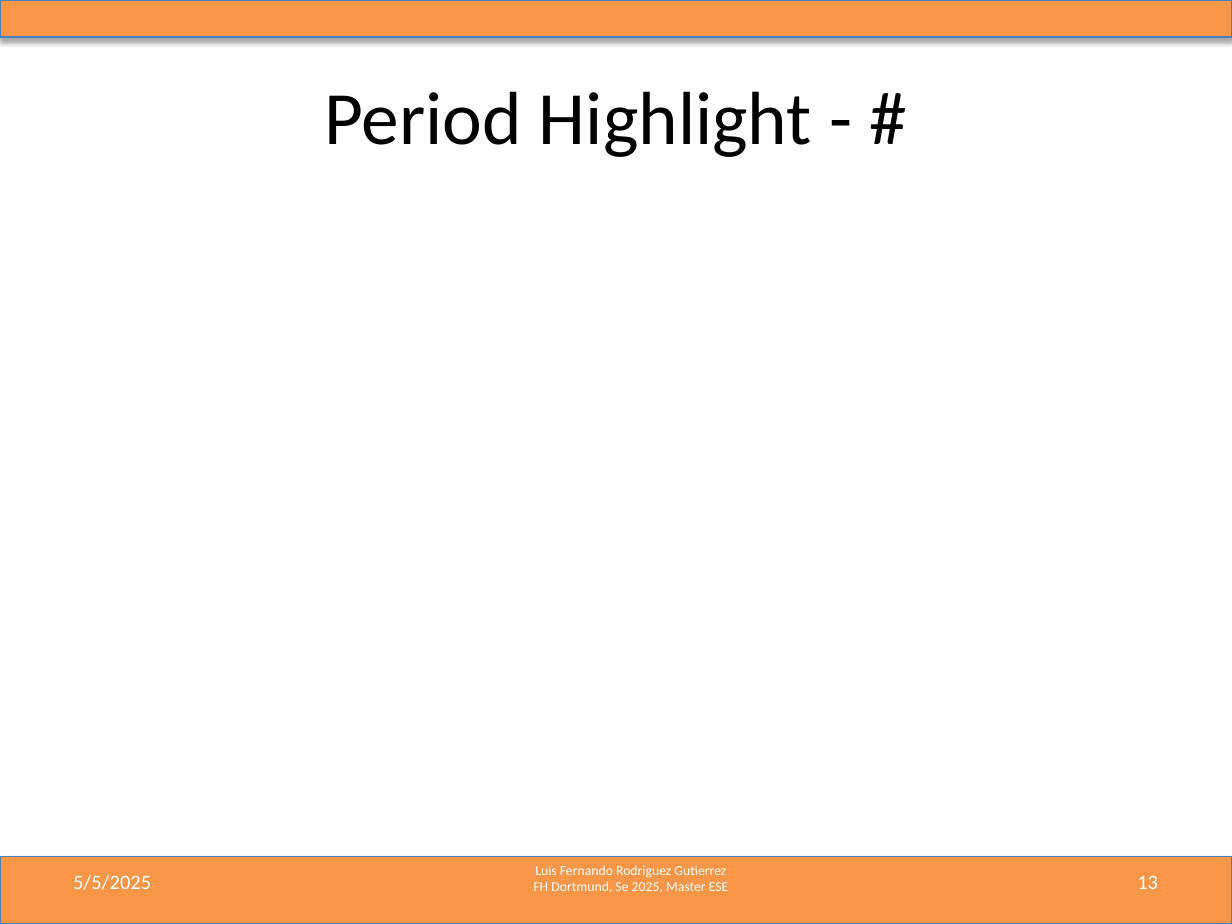
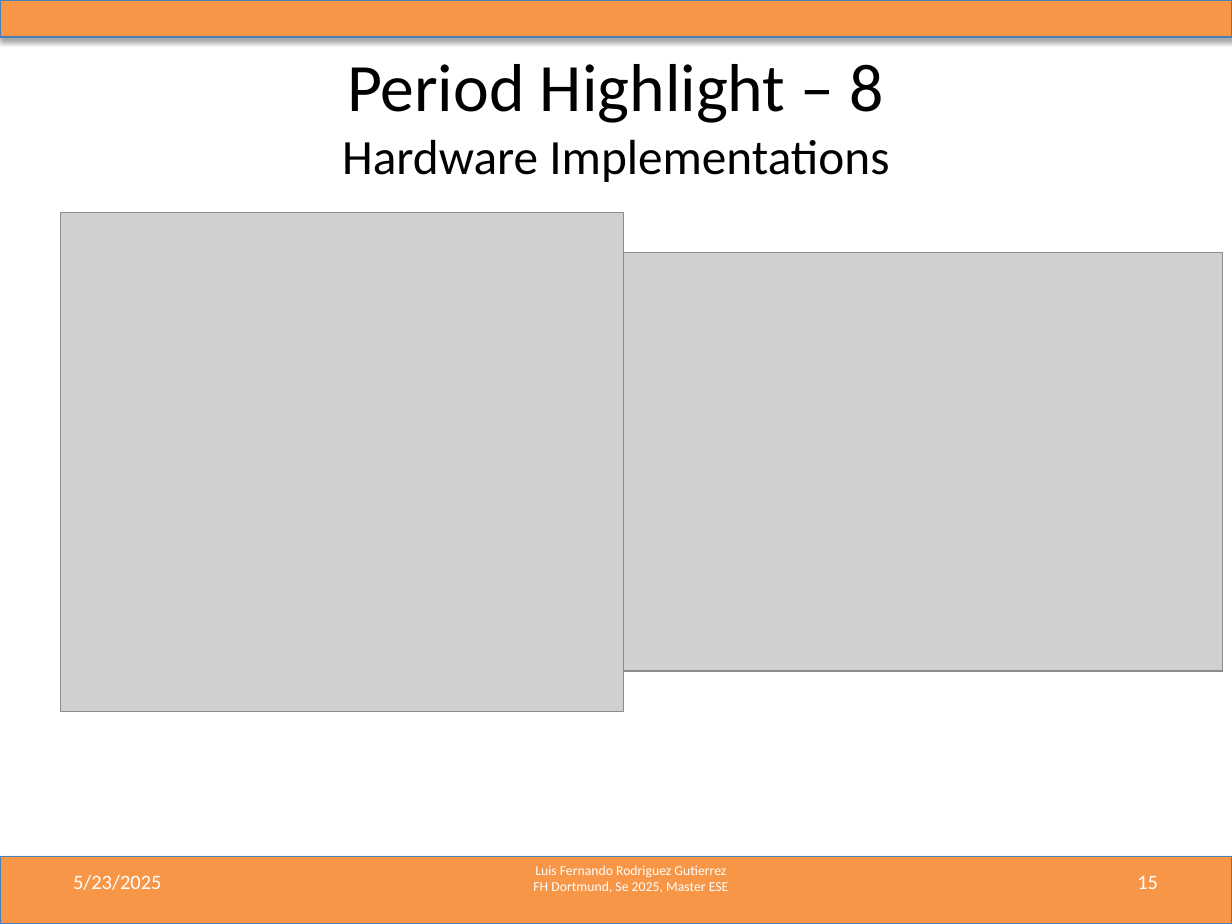
Before and after one commit to LF-RoGu/ResearchProject, a slide deck: slide 15 of 06_PresentationUpdates/Radar_ResearchProject.pptx (slide 13 before the commit). Drawn at 1232x924 pixels with LibreOffice and Linux fonts; fonts in the diff are those of the drawing; grey boxes stand for pictures. Boxes give left, top, right and bottom in pixels: in the first picture for what was removed or moved away, otherwise in the second. Text is boxed around its words. In the diff, an @@ line names an element or a change of style, - is before the commit and + after.

Commit message:
presentation update

```diff
--- a/06_PresentationUpdates/Radar_ResearchProject.pptx
+++ b/06_PresentationUpdates/Radar_ResearchProject.pptx
@@ title at box(342, 64, 889, 182): text changed; size 44 to 28.8 pt @@
-Period Highlight - #
+Period Highlight – 8
+Hardware Implementations
@@ picture added at box(60, 212, 623, 711) @@
@@ picture added at box(623, 253, 1222, 670) @@
@@ text at box(73, 874, 162, 890): text changed @@
-5/5/2025
+5/23/2025
@@ page number at box(1137, 876, 1158, 889): text changed @@
-13
+15
```
Also in this commit, not shown: 13 other slides changed, 2 slides added.
